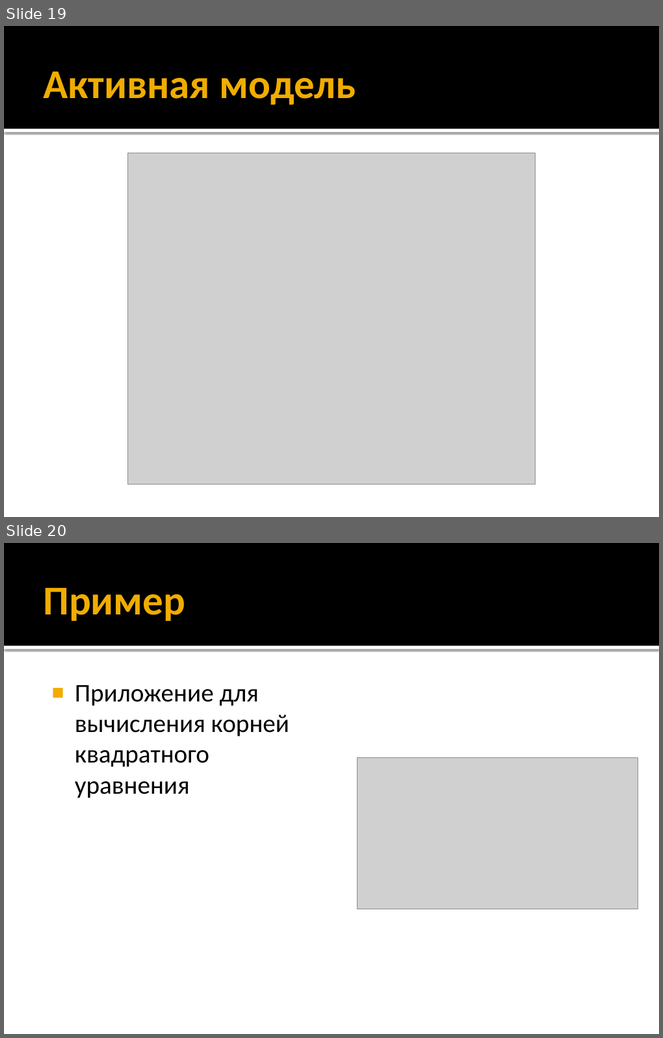
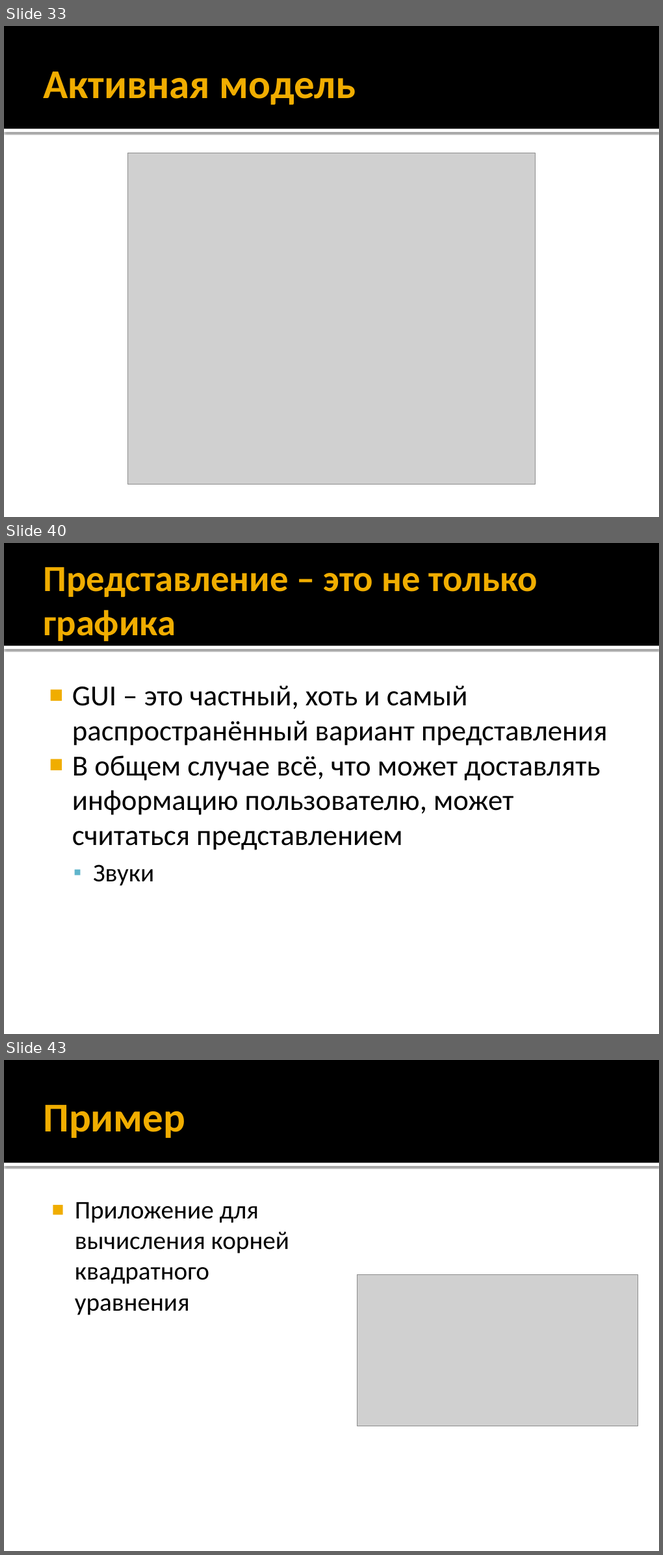
Before and after one commit to iv-sergius/ood, a slide deck: lectures/16.mvxx/mvxx.pptx. Shown one above the other, each under a label of ours: slides 19 and 20 before the commit, slides 33, 40 and 43 after it; the slides between them are not shown. The pictures are 663x1038 and 663x1555 pixels, drawn with LibreOffice and Linux fonts; fonts in the diff are those of the drawing; grey boxes stand for pictures. Boxes give left, top, right and bottom in pixels: in the first picture for what was removed or moved away, otherwise in the second. Text is boxed around its words. In the diff, an @@ line names an element or a change of style, - is before the commit and + after.

```diff
--- a/lectures/16.mvxx/mvxx.pptx
+++ b/lectures/16.mvxx/mvxx.pptx
@@ slide 40 added at box(4, 543, 659, 1034), background #FFFFFF; not listed: 2 template elements that a slide beside it also shows @@
@@ title added at box(43, 567, 538, 641), 40.5 pt, text #F0AD00, bold @@
+Представление – это не только графика
@@ text added at box(72, 685, 607, 886), 32 pt, text #000000 @@
+■ GUI – это частный, хоть и самый распространённый вариант представления
+■ В общем случае всё, что может доставлять информацию пользователю, может считаться представлением
+  ▪ Звуки
@@ what was slide 19 is now slide 33 @@
@@ what was slide 20 is now slide 43 @@
```
Also in this commit, not shown: 5 slides changed, 23 other slides added, 3 slides removed, 3 other files.
